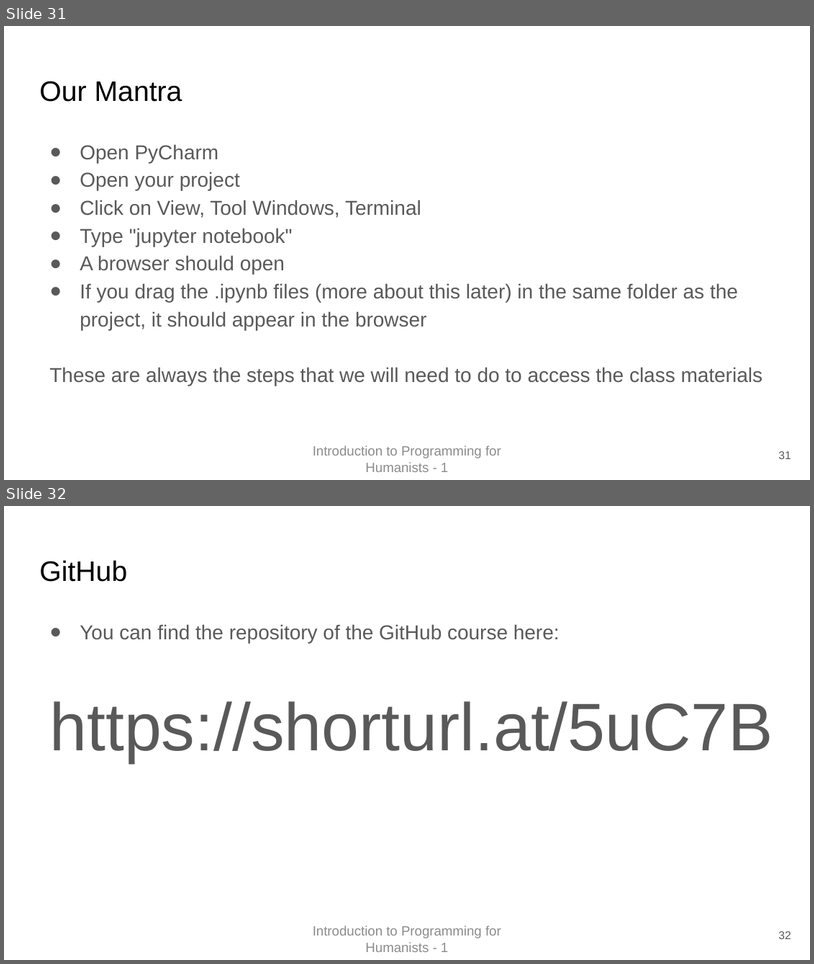
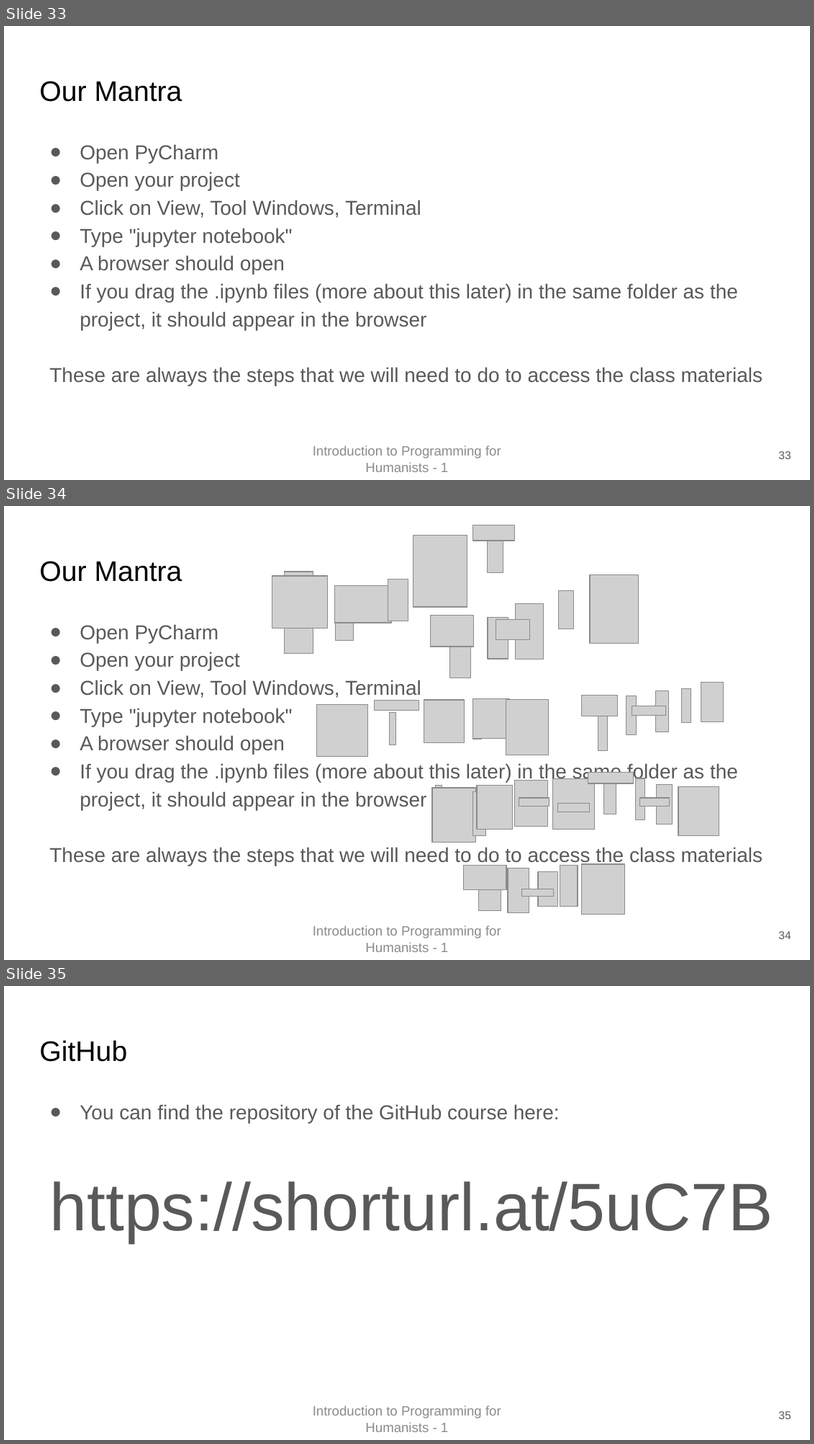
Before and after one commit to EvanEames/IPFH2526, a slide deck: week1/First Class.pptx. Shown one above the other, each under a label of ours: slides 31 and 32 before the commit, slides 33, 34 and 35 after it. The pictures are 814x964 and 814x1444 pixels, drawn with LibreOffice and Linux fonts; fonts in the diff are those of the drawing; grey boxes stand for pictures; background and template pictures are left out. Boxes give left, top, right and bottom in pixels: in the first picture for what was removed or moved away, otherwise in the second. Text is boxed around its words. In the diff, an @@ line names an element or a change of style, - is before the commit and + after.

```diff
--- a/week1/First Class.pptx
+++ b/week1/First Class.pptx
@@ slide 34 added at box(4, 506, 810, 960), background #FFFFFF @@
@@ title added at box(39, 561, 183, 582), 25.2 pt, text #000000 @@
+Our Mantra
@@ group added at box(273, 525, 638, 678): 15 pictures @@
@@ text added at box(49, 624, 763, 865), 18 pt, text #595959 @@
+● Open PyCharm
+● Open your project
+● Click on View, Tool Windows, Terminal
+● Type "jupyter notebook"
+● A browser should open
+● If you drag the .ipynb files (more about this later) in the same folder as the project, it should appear in the browser
+These are always the steps that we will need to do to access the class materials
@@ group added at box(317, 699, 549, 756): 7 pictures @@
@@ group added at box(581, 682, 723, 751): 7 pictures @@
@@ group added at box(432, 772, 719, 842): 14 pictures @@
@@ group added at box(463, 864, 625, 914): 7 pictures @@
@@ text added at box(313, 925, 502, 952), 12 pt, text #8C8C8C @@
+Introduction to Programming for Humanists - 1
@@ page number added at box(779, 931, 791, 939), 10 pt, text #595959 @@
+34
@@ what was slide 31 is now slide 33 @@
@@ page number at box(779, 451, 791, 459): text changed @@
-31
+33
@@ what was slide 32 is now slide 35 @@
@@ page number at box(779, 1411, 791, 1419): text changed @@
-32
+35
```
Also in this commit, not shown: 6 slides changed, 2 other slides added.
